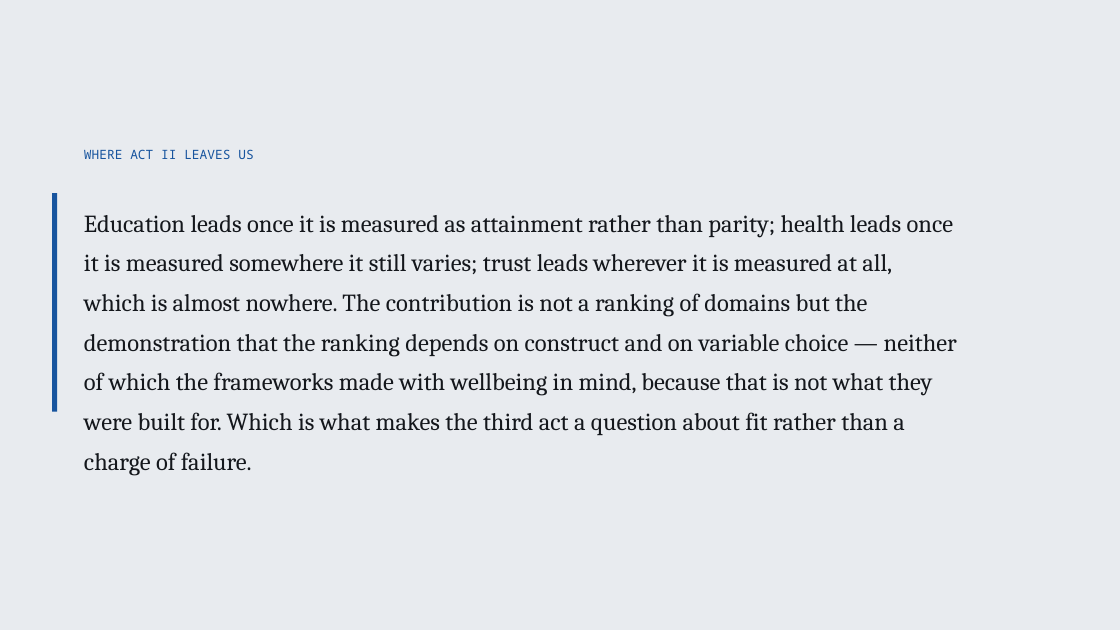
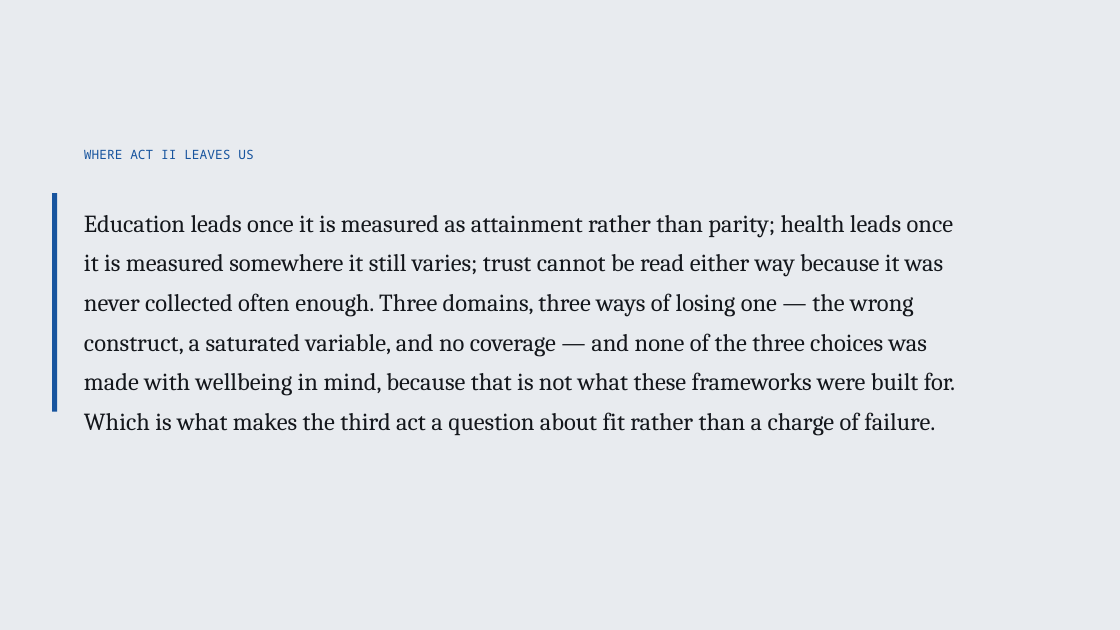
Before and after one commit to cwejnert/HDI-Happiness, a slide deck: slide 23 of deck/Measured_Where_It_Varies.pptx (slide 24 before the commit). Drawn at 1120x630 pixels with LibreOffice and Linux fonts; fonts in the diff are those of the drawing. Boxes give left, top, right and bottom in pixels: in the first picture for what was removed or moved away, otherwise in the second. Text is boxed around its words. In the diff, an @@ line names an element or a change of style, - is before the commit and + after.

```diff
--- a/deck/Measured_Where_It_Varies.pptx
+++ b/deck/Measured_Where_It_Varies.pptx
@@ text at (84, 215, 955, 436): text changed @@
-Education leads once it is measured as attainment rather than parity; health leads once it is measured somewhere it still varies; trust leads wherever it is measured at all, which is almost nowhere. The contribution is not a ranking of domains but the demonstration that the ranking depends on construct and on variable choice — neither of which the frameworks made with wellbeing in mind, because that is not what they were built for. Which is what makes the third act a question about fit rather than a charge of failure.
+Education leads once it is measured as attainment rather than parity; health leads once it is measured somewhere it still varies; trust cannot be read either way because it was never collected often enough. Three domains, three ways of losing one — the wrong construct, a saturated variable, and no coverage — and none of the three choices was made with wellbeing in mind, because that is not what these frameworks were built for. Which is what makes the third act a question about fit rather than a charge of failure.
```
Also in this commit, not shown: 6 other slides changed, 1 slide removed, 1 other file.
